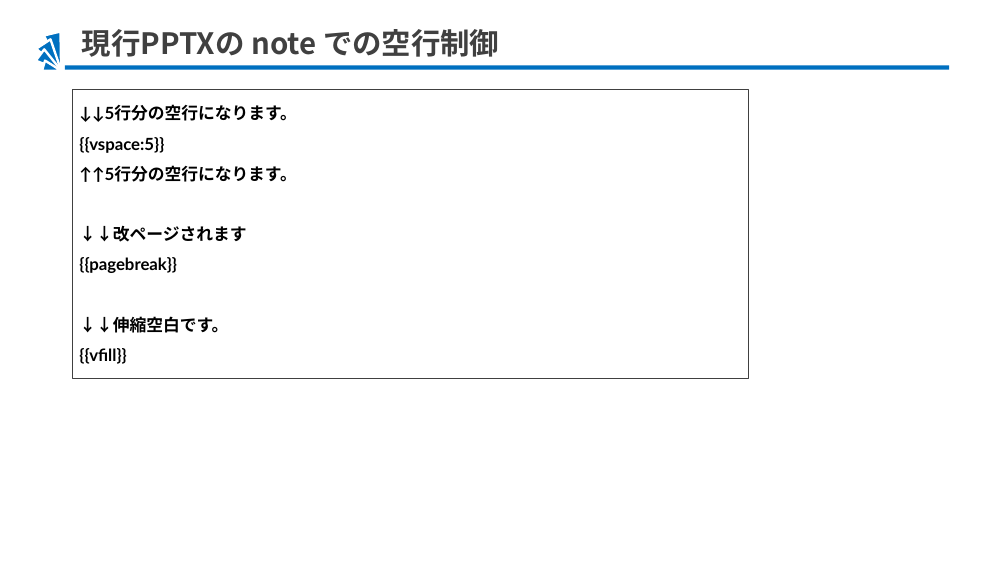
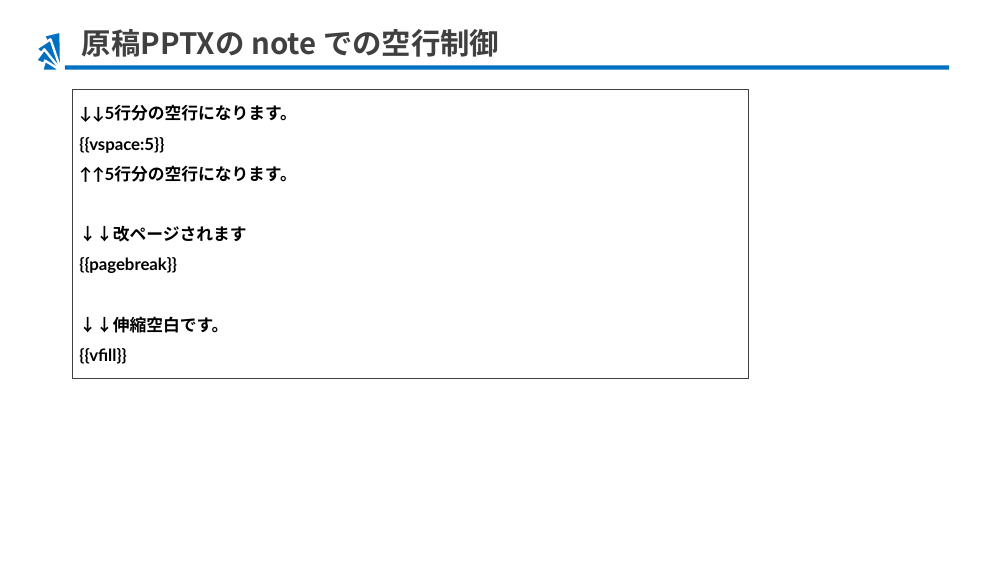
Before and after one commit to hiro77284/ppt-md-merger-samples, a slide deck: slide 5 of cases/103-page-space/src/103-page-space.pptx. Drawn at 1008x567 pixels with LibreOffice and Linux fonts; fonts in the diff are those of the drawing. Boxes give left, top, right and bottom in pixels: in the first picture for what was removed or moved away, otherwise in the second. Text is boxed around its words. In the diff, an @@ line names an element or a change of style, - is before the commit and + after.

Commit message:
PDFとPPTXの同一構成版生成サンプルを追加

```diff
--- a/cases/103-page-space/src/103-page-space.pptx
+++ b/cases/103-page-space/src/103-page-space.pptx
@@ title at box(82, 29, 499, 57): text changed @@
-現行PPTXの note での空行制御
+原稿PPTXの note での空行制御
```
Also in this commit, not shown: 29 other files.
